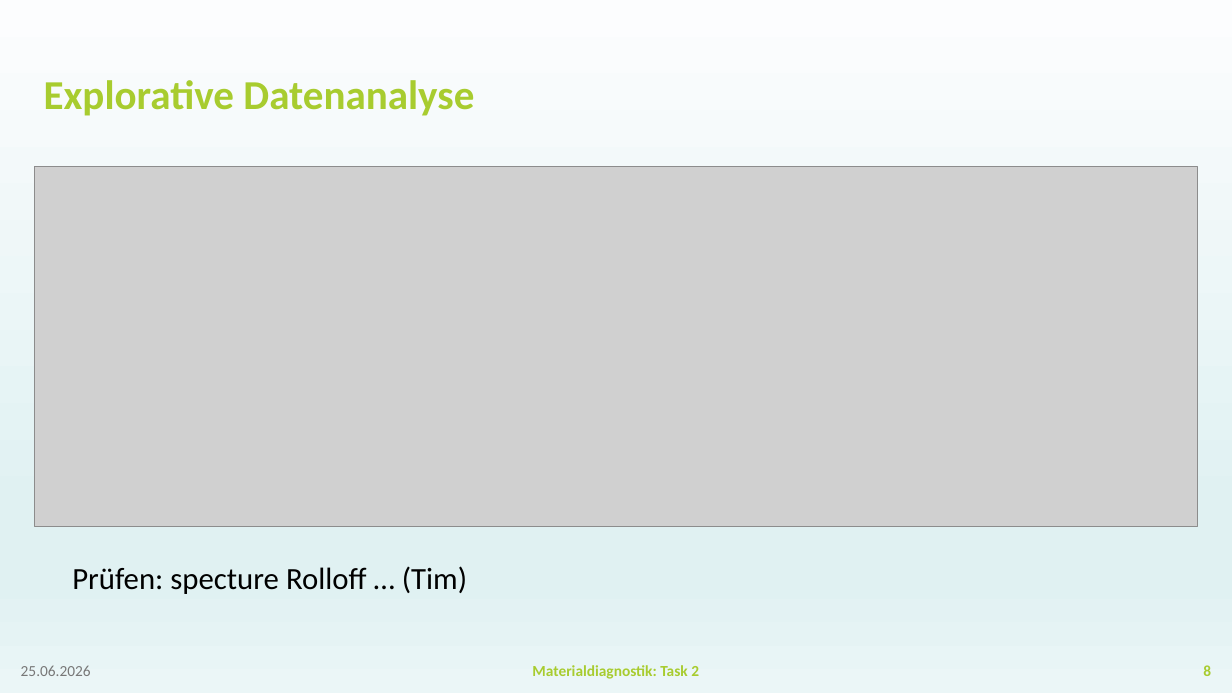
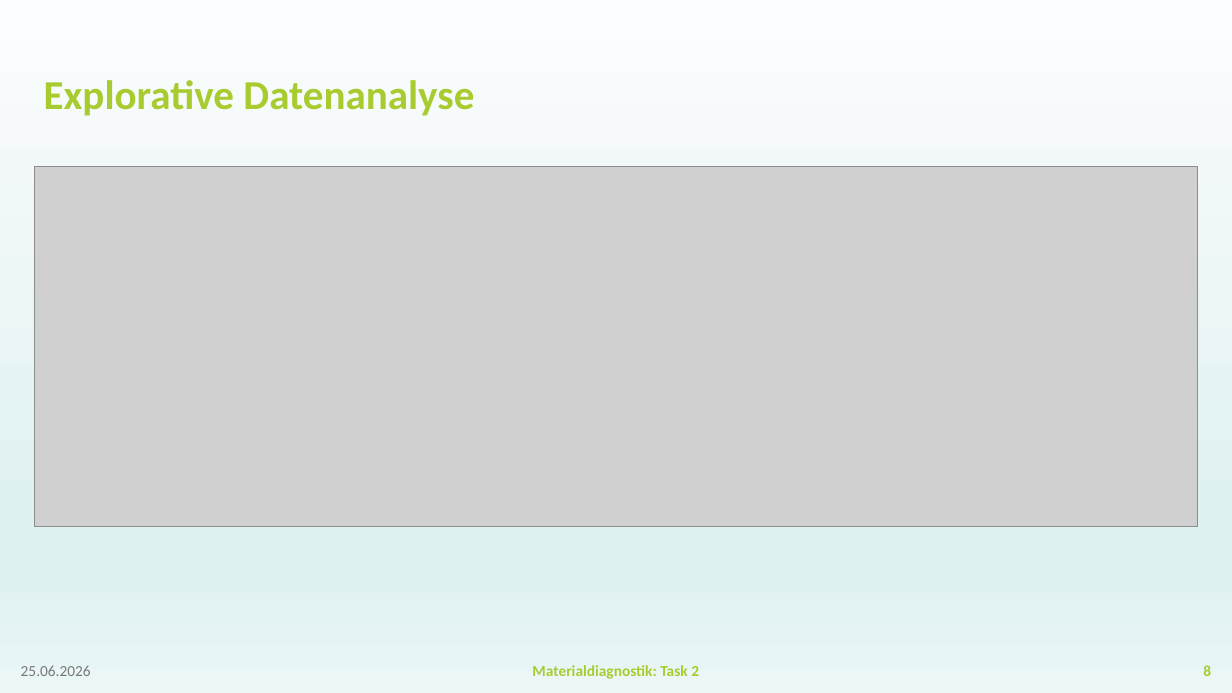
Before and after one commit to BGielczynski/AI_diagnostics, a slide deck: slide 8 of Task_2/Task2Powerpoint.pptx. Drawn at 1232x693 pixels with LibreOffice and Linux fonts; fonts in the diff are those of the drawing; grey boxes stand for pictures; background and template pictures are left out. Boxes give left, top, right and bottom in pixels: in the first picture for what was removed or moved away, otherwise in the second. Text is boxed around its words. In the diff, an @@ line names an element or a change of style, - is before the commit and + after.

Commit message:
updated pptx and ToDo

```diff
--- a/Task_2/Task2Powerpoint.pptx
+++ b/Task_2/Task2Powerpoint.pptx
@@ text removed at (72, 566, 467, 594) @@
-Prüfen: specture Rolloff … (Tim)
```
Also in this commit, not shown: 1 other file.
